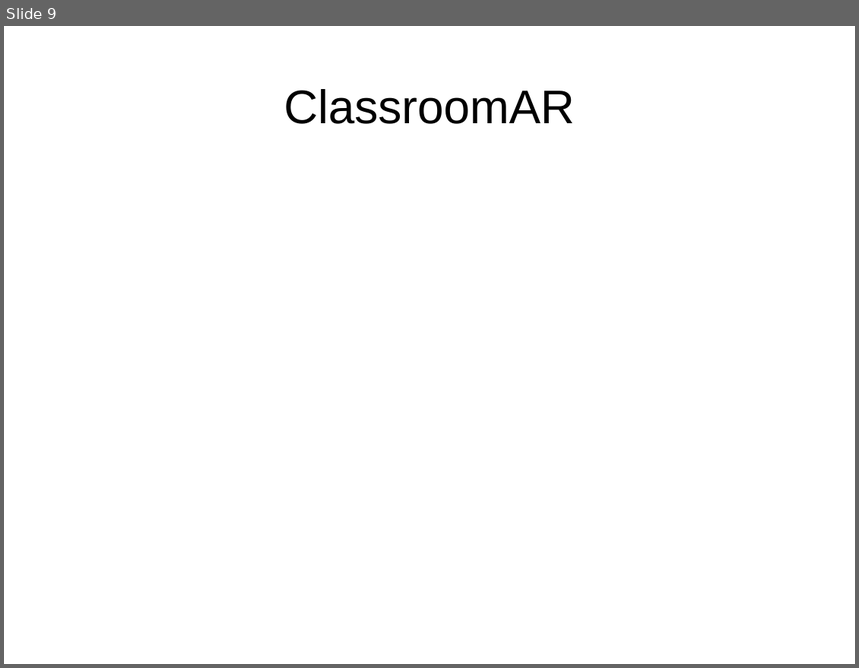
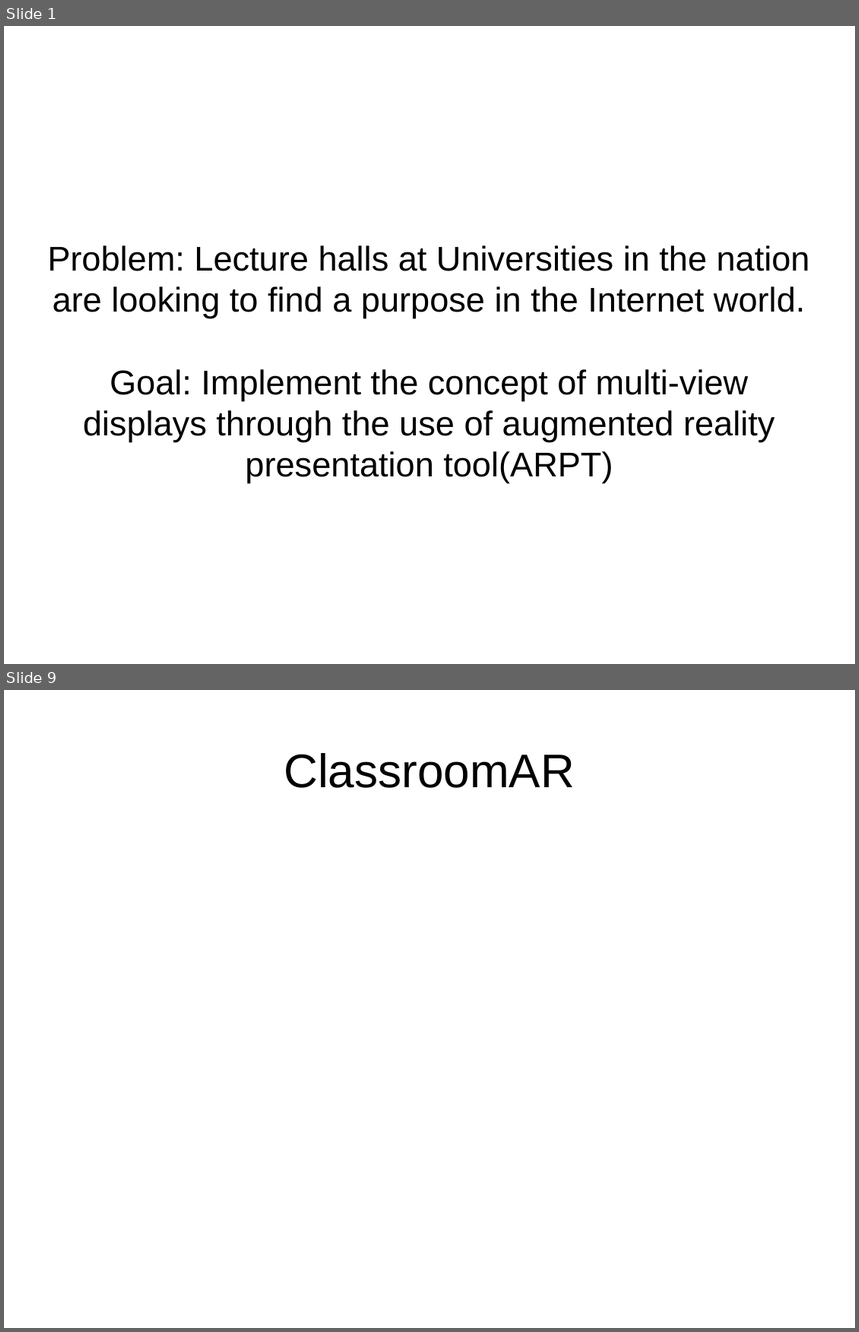
Before and after one commit to strangeprogrammer/ace, a slide deck: ClassroomAR/powerpoint/demo_presentation.odp. Shown one above the other, each under a label of ours: slide 9 before the commit, slides 1 and 9 after it; the slides between them are not shown. The pictures are 859x668 and 859x1332 pixels, drawn with LibreOffice and Linux fonts; fonts in the diff are those of the drawing. Boxes give left, top, right and bottom in pixels: in the first picture for what was removed or moved away, otherwise in the second. Text is boxed around its words. In the diff, an @@ line names an element or a change of style, - is before the commit and + after.

```diff
--- a/ClassroomAR/powerpoint/demo_presentation.odp
+++ b/ClassroomAR/powerpoint/demo_presentation.odp
@@ slide 1 added at (4, 26, 855, 664), background #FFFFFF @@
@@ subtitle added at (47, 246, 810, 484), 32 pt, text #000000 @@
+Problem: Lecture halls at Universities in the nation are looking to find a purpose in the Internet world.
+Goal: Implement the concept of multi-view displays through the use of augmented reality presentation tool(ARPT)
```
Also in this commit, not shown: 1 slide removed, 3 other files.
